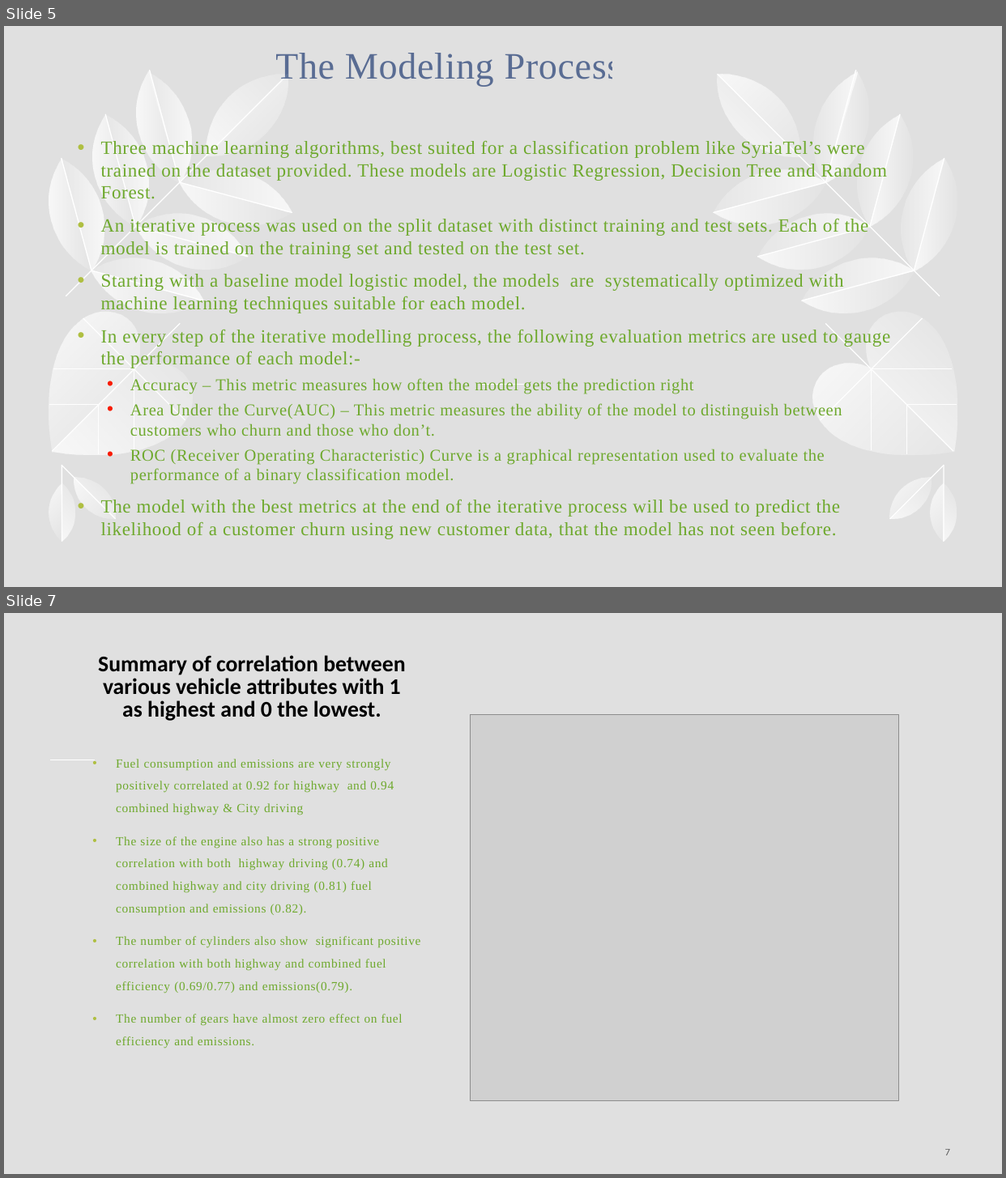
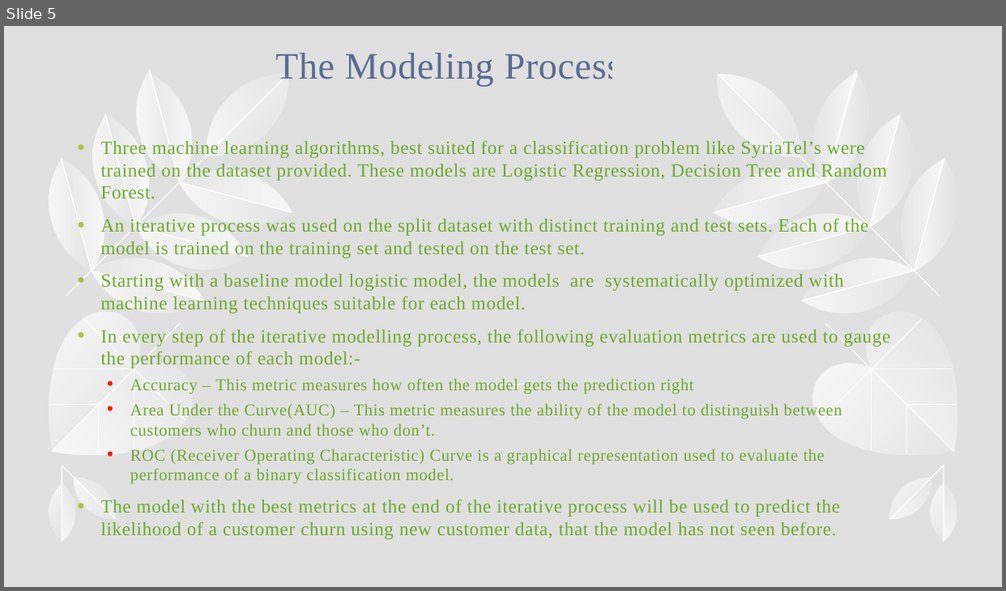
Before and after one commit to WambuiMunene/Phase-3-Project, a slide deck: Presentation.pptx. Shown one above the other, each under a label of ours: slides 5 and 7 before the commit, slide 5 after it; the slides between them are not shown. The pictures are 1006x1178 and 1006x591 pixels, drawn with LibreOffice and Linux fonts; fonts in the diff are those of the drawing; grey boxes stand for pictures. Boxes give left, top, right and bottom in pixels: in the first picture for what was removed or moved away, otherwise in the second. Text is boxed around its words. In the diff, an @@ line names an element or a change of style, - is before the commit and + after.

```diff
--- a/Presentation.pptx
+++ b/Presentation.pptx
@@ slide 7 removed at bbox=[4, 613, 1002, 1174], background #E0E0E0 @@
@@ title removed at bbox=[98, 655, 405, 721] @@
-Summary of correlation between various vehicle attributes with 1 as highest and 0 the lowest.
@@ picture removed at bbox=[470, 715, 898, 1102] @@
@@ line removed from (50, 760) to (95, 760) @@
@@ text removed at bbox=[116, 759, 420, 1049] @@
-• Fuel consumption and emissions are very strongly positively correlated at 0.92 for highway and 0.94 combined highway & City driving
-• The size of the engine also has a strong positive correlation with both highway driving (0.74) and combined highway and city driving (0.81) fuel consumption and emissions (0.82).
-• The number of cylinders also show significant positive correlation with both highway and combined fuel efficiency (0.69/0.77) and emissions(0.79).
-• The number of gears have almost zero effect on fuel efficiency and emissions.
@@ page number removed at bbox=[945, 1149, 950, 1156] @@
-7
```
Also in this commit, not shown: 3 slides changed, 2 slides added, 2 other slides removed, 2 other files.
